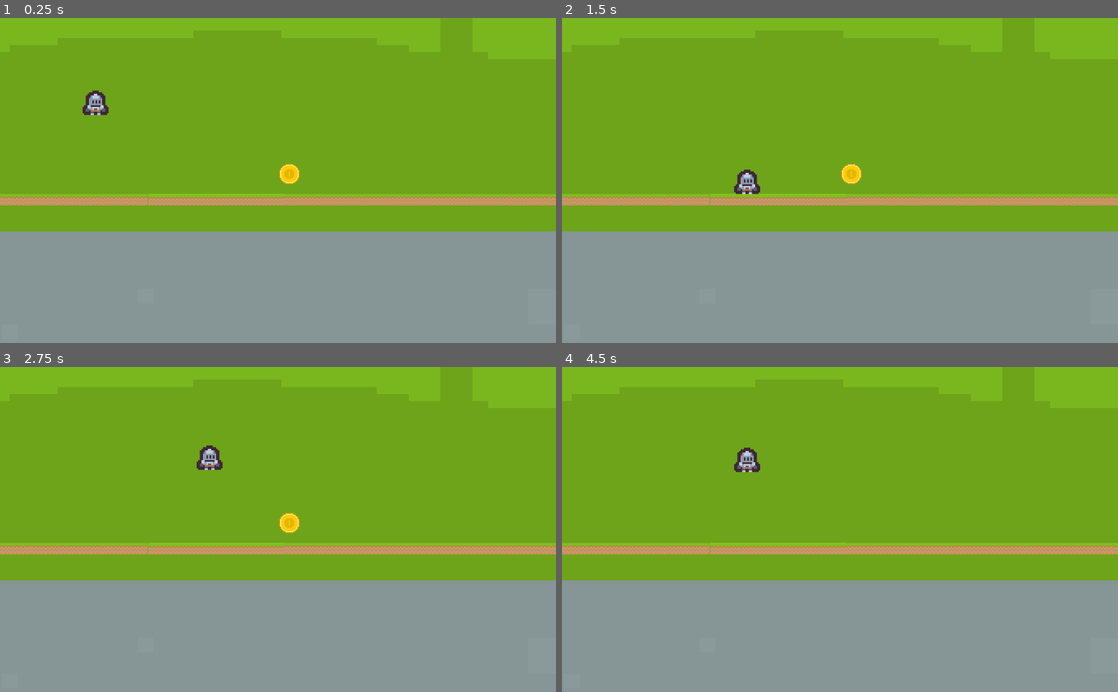
Above: before the commit, frames 1-4 (two rows, left to right).
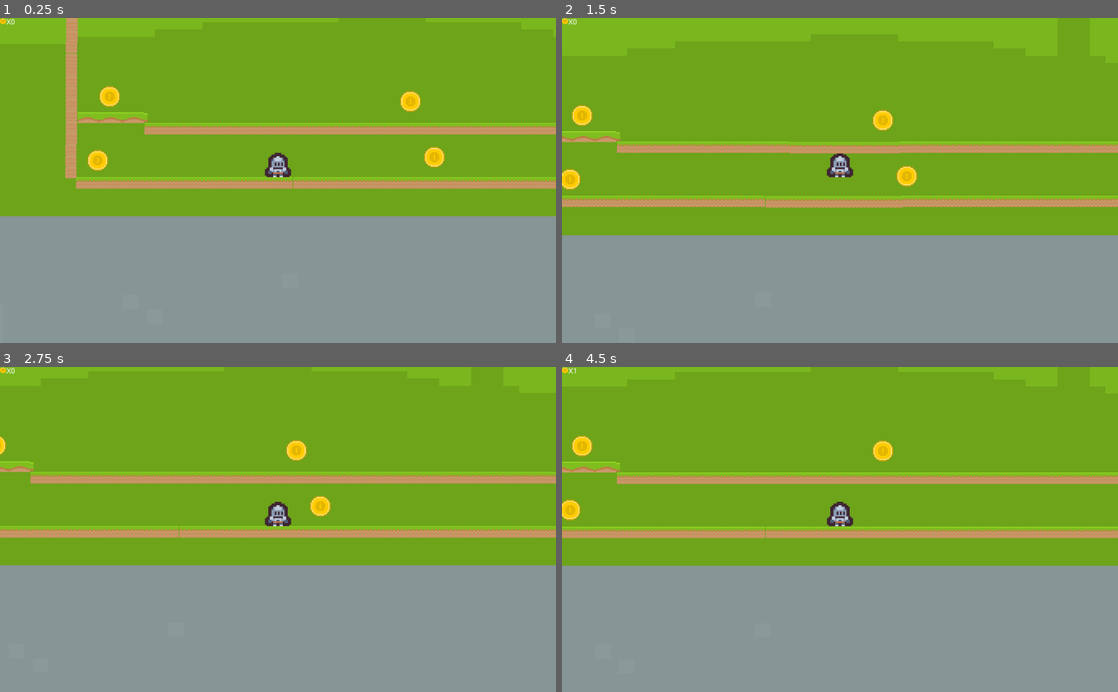
Above: after the commit, the same moments.

Repository: dickinsona19/PlatformerDemo
Game: Godot game, scene res://MainWorld/Main.tscn
The game is run twice, just before and just after one commit, with the same random seed, the same clock (stepped at 60 frames per second) and the same inputs.
Inputs (mouse positions are in pixels of both pictures, inside the frame that each line leads up to):
- Up to frame 1 (0.25 s): no input
- Up to frame 2 (1.5 s): move the mouse to (962, 164) at 0.52 s; hold D (move_right) 0.53-1.28 s; tap W (jump) at 0.77 s; move the mouse to (728, 196) at 1.27 s; hold A (move_left) from 1.28 s (still down)
- Up to frame 3 (2.75 s): tap W (jump) at 1.52 s; move the mouse to (333, 458) at 2.02 s; release A (move_left) at 2.03 s; hold D (move_right) from 2.03 s (still down)
- Up to frame 4 (4.5 s): move the mouse to (812, 594) at 2.77 s; tap W (jump) at 3.02, 3.77 s; move the mouse to (1006, 578) at 3.52 s; release D (move_right) at 3.53 s; hold A (move_left) from 3.53 s (still down); move the mouse to (673, 480) at 4.27 s

The runs differ from the first frame. In frame 1, 17% of the frame differs, in the area x 0-100%, y 0-66%; in frame 2, 7.9%; in frame 3, 17%; in frame 4, 16%.

Commit message:
Player can collect coins and coins are added to coins count

Diff:
--- /dev/null
+++ b/HUD/HUD.tscn
@@ -0,0 +1,18 @@
+[gd_scene load_steps=2 format=2]
+
+[ext_resource path="res://HUD/tile_0078.png" type="Texture" id=1]
+
+[node name="Node2D" type="Node2D"]
+
+[node name="CanvasLayer" type="CanvasLayer" parent="."]
+
+[node name="coinLabel" type="Label" parent="CanvasLayer"]
+margin_left = 12.0
+margin_top = 1.0
+margin_right = 52.0
+margin_bottom = 15.0
+text = " X 0"
+
+[node name="Sprite" type="Sprite" parent="CanvasLayer"]
+position = Vector2( 6, 6 )
+texture = ExtResource( 1 )
--- a/MainWorld/Main.gd
+++ b/MainWorld/Main.gd
@@ -12,8 +12,8 @@
 
 
 # Called every frame. 'delta' is the elapsed time since the previous frame.
-#func _process(delta):
-#	pass
+func _process(delta):
+	$HUD/CanvasLayer/coinLabel.text = "X" + str($Player.coins)
 
 
 func _on_Area2D_body_entered(body):
--- a/MainWorld/Main.tscn
+++ b/MainWorld/Main.tscn
@@ -1,29 +1,50 @@
-[gd_scene load_steps=8 format=2]
+[gd_scene load_steps=14 format=2]
 
 [ext_resource path="res://Player/Player.tscn" type="PackedScene" id=1]
 [ext_resource path="res://MainWorld/tile_0123.png" type="Texture" id=2]
 [ext_resource path="res://MainWorld/backgrounds.png" type="Texture" id=3]
 [ext_resource path="res://MainWorld/Main.gd" type="Script" id=4]
 [ext_resource path="res://Coin/coin.tscn" type="PackedScene" id=5]
+[ext_resource path="res://MainWorld/tile_0129.png" type="Texture" id=6]
+[ext_resource path="res://MainWorld/tile_0034.png" type="Texture" id=7]
+[ext_resource path="res://HUD/HUD.tscn" type="PackedScene" id=8]
 
 [sub_resource type="RectangleShape2D" id=1]
-extents = Vector2( 645.5, 10 )
+extents = Vector2( 634.625, 10 )
 
 [sub_resource type="RectangleShape2D" id=2]
-extents = Vector2( 645.5, 14.75 )
+extents = Vector2( 632.688, 9.375 )
+
+[sub_resource type="RectangleShape2D" id=3]
+extents = Vector2( 10.4699, 5.57348 )
+
+[sub_resource type="RectangleShape2D" id=5]
+extents = Vector2( 10.5919, 6.04532 )
+
+[sub_resource type="RectangleShape2D" id=4]
+extents = Vector2( 11.5, 251 )
 
 [node name="Main" type="Node2D"]
 script = ExtResource( 4 )
 
+[node name="HUD" parent="." instance=ExtResource( 8 )]
+position = Vector2( 14, 233 )
+scale = Vector2( 3, 3 )
+
 [node name="Backgrounds" type="Sprite" parent="."]
-position = Vector2( 613, -23 )
+position = Vector2( 612.579, -20.4253 )
 rotation = 3.14159
 scale = Vector2( 14.689, -13.2442 )
 texture = ExtResource( 3 )
 
 [node name="Player" parent="." instance=ExtResource( 1 )]
-position = Vector2( 176, 145 )
+position = Vector2( 245, 296 )
 scale = Vector2( 3, 3 )
+
+[node name="playerCamera" type="Camera2D" parent="Player"]
+position = Vector2( 0, 10 )
+scale = Vector2( 0.333333, 0.333333 )
+current = true
 
 [node name="Floor" type="Node2D" parent="."]
 
@@ -271,18 +292,562 @@
 position = Vector2( 504, 337 )
 
 [node name="CollisionShape2D" type="CollisionShape2D" parent="Floor/KinematicBody2D"]
-position = Vector2( -8, -2 )
+position = Vector2( -4.625, -2 )
 shape = SubResource( 1 )
 
 [node name="Area2D" type="Area2D" parent="Floor"]
 
 [node name="CollisionShape2D" type="CollisionShape2D" parent="Floor/Area2D"]
-position = Vector2( 496, 332 )
+position = Vector2( 499.313, 332 )
+shape = SubResource( 2 )
+
+[node name="Floor2" type="Node2D" parent="."]
+position = Vector2( 100, -100 )
+scale = Vector2( 0.8, 1 )
+
+[node name="Sprite" type="Sprite" parent="Floor2"]
+position = Vector2( 10, 335 )
+texture = ExtResource( 2 )
+
+[node name="Sprite2" type="Sprite" parent="Floor2"]
+position = Vector2( 31, 335 )
+texture = ExtResource( 2 )
+
+[node name="Sprite3" type="Sprite" parent="Floor2"]
+position = Vector2( 52, 335 )
+texture = ExtResource( 2 )
+
+[node name="Sprite4" type="Sprite" parent="Floor2"]
+position = Vector2( 73, 335 )
+texture = ExtResource( 2 )
+
+[node name="Sprite5" type="Sprite" parent="Floor2"]
+position = Vector2( 94, 335 )
+texture = ExtResource( 2 )
+
+[node name="Sprite6" type="Sprite" parent="Floor2"]
+position = Vector2( 115, 335 )
+texture = ExtResource( 2 )
+
+[node name="Sprite7" type="Sprite" parent="Floor2"]
+position = Vector2( 136, 335 )
+texture = ExtResource( 2 )
+
+[node name="Sprite8" type="Sprite" parent="Floor2"]
+position = Vector2( 157, 335 )
+texture = ExtResource( 2 )
+
+[node name="Sprite9" type="Sprite" parent="Floor2"]
+position = Vector2( 262, 335 )
+texture = ExtResource( 2 )
+
+[node name="Sprite10" type="Sprite" parent="Floor2"]
+position = Vector2( 241, 335 )
+texture = ExtResource( 2 )
+
+[node name="Sprite11" type="Sprite" parent="Floor2"]
+position = Vector2( 220, 335 )
+texture = ExtResource( 2 )
+
+[node name="Sprite12" type="Sprite" parent="Floor2"]
+position = Vector2( 199, 335 )
+texture = ExtResource( 2 )
+
+[node name="Sprite13" type="Sprite" parent="Floor2"]
+position = Vector2( 178, 335 )
+texture = ExtResource( 2 )
+
+[node name="Sprite14" type="Sprite" parent="Floor2"]
+position = Vector2( 283.079, 335.075 )
+texture = ExtResource( 2 )
+
+[node name="Sprite15" type="Sprite" parent="Floor2"]
+position = Vector2( 388.079, 335.075 )
+texture = ExtResource( 2 )
+
+[node name="Sprite19" type="Sprite" parent="Floor2"]
+position = Vector2( 304.079, 335.075 )
+texture = ExtResource( 2 )
+
+[node name="Sprite16" type="Sprite" parent="Floor2"]
+position = Vector2( 367.079, 335.075 )
+texture = ExtResource( 2 )
+
+[node name="Sprite17" type="Sprite" parent="Floor2"]
+position = Vector2( 346.079, 335.075 )
+texture = ExtResource( 2 )
+
+[node name="Sprite18" type="Sprite" parent="Floor2"]
+position = Vector2( 325.079, 335.075 )
+texture = ExtResource( 2 )
+
+[node name="Sprite20" type="Sprite" parent="Floor2"]
+position = Vector2( 409.079, 335.075 )
+texture = ExtResource( 2 )
+
+[node name="Sprite21" type="Sprite" parent="Floor2"]
+position = Vector2( 514.079, 335.075 )
+texture = ExtResource( 2 )
+
+[node name="Sprite22" type="Sprite" parent="Floor2"]
+position = Vector2( 430.079, 335.075 )
+texture = ExtResource( 2 )
+
+[node name="Sprite23" type="Sprite" parent="Floor2"]
+position = Vector2( 493.079, 335.075 )
+texture = ExtResource( 2 )
+
+[node name="Sprite24" type="Sprite" parent="Floor2"]
+position = Vector2( 472.079, 335.075 )
+texture = ExtResource( 2 )
+
+[node name="Sprite25" type="Sprite" parent="Floor2"]
+position = Vector2( 451.079, 335.075 )
+texture = ExtResource( 2 )
+
+[node name="Sprite26" type="Sprite" parent="Floor2"]
+position = Vector2( 535, 335 )
+texture = ExtResource( 2 )
+
+[node name="Sprite27" type="Sprite" parent="Floor2"]
+position = Vector2( 640, 335 )
+texture = ExtResource( 2 )
+
+[node name="Sprite28" type="Sprite" parent="Floor2"]
+position = Vector2( 619, 335 )
+texture = ExtResource( 2 )
+
+[node name="Sprite29" type="Sprite" parent="Floor2"]
+position = Vector2( 598, 335 )
+texture = ExtResource( 2 )
+
+[node name="Sprite30" type="Sprite" parent="Floor2"]
+position = Vector2( 577, 335 )
+texture = ExtResource( 2 )
+
+[node name="Sprite31" type="Sprite" parent="Floor2"]
+position = Vector2( 556, 335 )
+texture = ExtResource( 2 )
+
+[node name="Sprite32" type="Sprite" parent="Floor2"]
+position = Vector2( 661, 335 )
+texture = ExtResource( 2 )
+
+[node name="Sprite33" type="Sprite" parent="Floor2"]
+position = Vector2( 766, 335 )
+texture = ExtResource( 2 )
+
+[node name="Sprite34" type="Sprite" parent="Floor2"]
+position = Vector2( 682, 335 )
+texture = ExtResource( 2 )
+
+[node name="Sprite35" type="Sprite" parent="Floor2"]
+position = Vector2( 745, 335 )
+texture = ExtResource( 2 )
+
+[node name="Sprite36" type="Sprite" parent="Floor2"]
+position = Vector2( 724, 335 )
+texture = ExtResource( 2 )
+
+[node name="Sprite37" type="Sprite" parent="Floor2"]
+position = Vector2( 703, 335 )
+texture = ExtResource( 2 )
+
+[node name="Sprite38" type="Sprite" parent="Floor2"]
+position = Vector2( 787, 335 )
+texture = ExtResource( 2 )
+
+[node name="Sprite39" type="Sprite" parent="Floor2"]
+position = Vector2( 892, 335 )
+texture = ExtResource( 2 )
+
+[node name="Sprite40" type="Sprite" parent="Floor2"]
+position = Vector2( 808, 335 )
+texture = ExtResource( 2 )
+
+[node name="Sprite41" type="Sprite" parent="Floor2"]
+position = Vector2( 871, 335 )
+texture = ExtResource( 2 )
+
+[node name="Sprite42" type="Sprite" parent="Floor2"]
+position = Vector2( 850, 335 )
+texture = ExtResource( 2 )
+
+[node name="Sprite43" type="Sprite" parent="Floor2"]
+position = Vector2( 829, 335 )
+texture = ExtResource( 2 )
+
+[node name="Sprite44" type="Sprite" parent="Floor2"]
+position = Vector2( 997, 335 )
+texture = ExtResource( 2 )
+
+[node name="Sprite45" type="Sprite" parent="Floor2"]
+position = Vector2( 913, 335 )
+texture = ExtResource( 2 )
+
+[node name="Sprite46" type="Sprite" parent="Floor2"]
+position = Vector2( 976, 335 )
+texture = ExtResource( 2 )
+
+[node name="Sprite47" type="Sprite" parent="Floor2"]
+position = Vector2( 955, 335 )
+texture = ExtResource( 2 )
+
+[node name="Sprite48" type="Sprite" parent="Floor2"]
+position = Vector2( 934, 335 )
+texture = ExtResource( 2 )
+
+[node name="Sprite49" type="Sprite" parent="Floor2"]
+position = Vector2( 1018, 335 )
+texture = ExtResource( 2 )
+
+[node name="Sprite50" type="Sprite" parent="Floor2"]
+position = Vector2( 1123, 335 )
+texture = ExtResource( 2 )
+
+[node name="Sprite51" type="Sprite" parent="Floor2"]
+position = Vector2( 1039, 335 )
+texture = ExtResource( 2 )
+
+[node name="Sprite52" type="Sprite" parent="Floor2"]
+position = Vector2( 1102, 335 )
+texture = ExtResource( 2 )
+
+[node name="Sprite53" type="Sprite" parent="Floor2"]
+position = Vector2( 1081, 335 )
+texture = ExtResource( 2 )
+
+[node name="Sprite54" type="Sprite" parent="Floor2"]
+position = Vector2( 1060, 335 )
+texture = ExtResource( 2 )
+
+[node name="Sprite55" type="Sprite" parent="Floor2"]
+position = Vector2( -116, 335 )
+texture = ExtResource( 2 )
+
+[node name="Sprite56" type="Sprite" parent="Floor2"]
+position = Vector2( -11, 335 )
+texture = ExtResource( 2 )
+
+[node name="Sprite57" type="Sprite" parent="Floor2"]
+position = Vector2( -95, 335 )
+texture = ExtResource( 2 )
+
+[node name="Sprite58" type="Sprite" parent="Floor2"]
+position = Vector2( -32, 335 )
+texture = ExtResource( 2 )
+
+[node name="Sprite59" type="Sprite" parent="Floor2"]
+position = Vector2( -53, 335 )
+texture = ExtResource( 2 )
+
+[node name="Sprite60" type="Sprite" parent="Floor2"]
+position = Vector2( -74, 335 )
+texture = ExtResource( 2 )
+
+[node name="KinematicBody2D" type="KinematicBody2D" parent="Floor2"]
+position = Vector2( 504, 337 )
+
+[node name="CollisionShape2D" type="CollisionShape2D" parent="Floor2/KinematicBody2D"]
+position = Vector2( -0.25, -2 )
+shape = SubResource( 1 )
+
+[node name="Area2D" type="Area2D" parent="Floor2"]
+
+[node name="CollisionShape2D" type="CollisionShape2D" parent="Floor2/Area2D"]
+position = Vector2( 503.125, 331.625 )
 shape = SubResource( 2 )
 
 [node name="Coin" parent="." instance=ExtResource( 5 )]
 position = Vector2( 533, 288 )
 scale = Vector2( 2, 2 )
 
+[node name="Coin2" parent="." instance=ExtResource( 5 )]
+position = Vector2( -87, 294 )
+scale = Vector2( 2, 2 )
+
+[node name="Coin3" parent="." instance=ExtResource( 5 )]
+position = Vector2( 1075, 286 )
+scale = Vector2( 2, 2 )
+
+[node name="Coin4" parent="." instance=ExtResource( 5 )]
+position = Vector2( 1075, 171 )
+scale = Vector2( 2, 2 )
+
+[node name="Coin5" parent="." instance=ExtResource( 5 )]
+position = Vector2( 489, 185 )
+scale = Vector2( 2, 2 )
+
+[node name="Coin6" parent="." instance=ExtResource( 5 )]
+position = Vector2( -65, 176 )
+scale = Vector2( 2, 2 )
+
+[node name="platform" type="Sprite" parent="."]
+position = Vector2( -59.9064, 224 )
+rotation = -3.14159
+scale = Vector2( 6.14225, -1.81959 )
+texture = ExtResource( 6 )
+
+[node name="KinematicBody2D" type="KinematicBody2D" parent="platform"]
+position = Vector2( -0.436293, -3.4817 )
+
+[node name="CollisionShape2D" type="CollisionShape2D" parent="platform/KinematicBody2D"]
+position = Vector2( 0.446953, -1.38702 )
+scale = Vector2( 1, 1 )
+shape = SubResource( 3 )
+one_way_collision = true
+
+[node name="Area2D" type="Area2D" parent="platform"]
+
+[node name="CollisionShape2D" type="CollisionShape2D" parent="platform/Area2D"]
+position = Vector2( 3.8147e-06, -4.94619 )
+scale = Vector2( 1, 1 )
+shape = SubResource( 5 )
+
+[node name="platform2" type="Sprite" parent="."]
+position = Vector2( 1070.5, 224 )
+rotation = -3.14159
+scale = Vector2( 6.14225, -1.81959 )
+texture = ExtResource( 6 )
+
+[node name="KinematicBody2D" type="KinematicBody2D" parent="platform2"]
+position = Vector2( -0.436293, -3.4817 )
+
+[node name="CollisionShape2D" type="CollisionShape2D" parent="platform2/KinematicBody2D"]
+position = Vector2( 0.446953, -1.38702 )
+scale = Vector2( 1, 1 )
+shape = SubResource( 3 )
+one_way_collision = true
+
+[node name="Area2D" type="Area2D" parent="platform2"]
+
+[node name="CollisionShape2D" type="CollisionShape2D" parent="platform2/Area2D"]
+position = Vector2( 3.8147e-06, -4.94619 )
+scale = Vector2( 1, 1 )
+shape = SubResource( 5 )
+
+[node name="Walls" type="Node2D" parent="."]
+
+[node name="Sprite" type="Sprite" parent="Walls"]
+position = Vector2( -136, 316 )
+texture = ExtResource( 7 )
+
+[node name="Sprite2" type="Sprite" parent="Walls"]
+position = Vector2( -136, 274 )
+texture = ExtResource( 7 )
+
+[node name="Sprite3" type="Sprite" parent="Walls"]
+position = Vector2( -136, 295 )
+texture = ExtResource( 7 )
+
+[node name="Sprite4" type="Sprite" parent="Walls"]
+position = Vector2( -135.921, 253.075 )
+texture = ExtResource( 7 )
+
+[node name="Sprite5" type="Sprite" parent="Walls"]
+position = Vector2( -135.921, 211.075 )
+texture = ExtResource( 7 )
+
+[node name="Sprite6" type="Sprite" parent="Walls"]
+position = Vector2( -135.921, 232.075 )
+texture = ExtResource( 7 )
+
+[node name="Sprite7" type="Sprite" parent="Walls"]
+position = Vector2( -135.5, 190.425 )
+texture = ExtResource( 7 )
+
+[node name="Sprite8" type="Sprite" parent="Walls"]
+position = Vector2( -135.5, 148.425 )
+texture = ExtResource( 7 )
+
+[node name="Sprite9" type="Sprite" parent="Walls"]
+position = Vector2( -135.5, 169.425 )
+texture = ExtResource( 7 )
+
+[node name="Sprite10" type="Sprite" parent="Walls"]
+position = Vector2( -135.421, 127.5 )
+texture = ExtResource( 7 )
+
+[node name="Sprite25" type="Sprite" parent="Walls"]
+position = Vector2( -135, 107 )
+texture = ExtResource( 7 )
+
+[node name="Sprite11" type="Sprite" parent="Walls"]
+position = Vector2( -135.421, 85.5 )
+texture = ExtResource( 7 )
+
+[node name="Sprite12" type="Sprite" parent="Walls"]
+position = Vector2( -133.921, -144.5 )
+texture = ExtResource( 7 )
+
+[node name="Sprite13" type="Sprite" parent="Walls"]
+position = Vector2( -134.5, 65 )
+texture = ExtResource( 7 )
+
+[node name="Sprite14" type="Sprite" parent="Walls"]
+position = Vector2( -134.5, 23 )
+texture = ExtResource( 7 )
+
+[node name="Sprite15" type="Sprite" parent="Walls"]
+position = Vector2( -134.5, 44 )
+texture = ExtResource( 7 )
+
+[node name="Sprite16" type="Sprite" parent="Walls"]
+position = Vector2( -134.421, 2.07471 )
+texture = ExtResource( 7 )
+
+[node name="Sprite17" type="Sprite" parent="Walls"]
+position = Vector2( -134.421, -39.9253 )
+texture = ExtResource( 7 )
+
+[node name="Sprite18" type="Sprite" parent="Walls"]
+position = Vector2( -134.421, -18.9253 )
+texture = ExtResource( 7 )
+
+[node name="Sprite19" type="Sprite" parent="Walls"]
+position = Vector2( -134, -60.5747 )
+texture = ExtResource( 7 )
+
+[node name="Sprite20" type="Sprite" parent="Walls"]
+position = Vector2( -134, -102.575 )
+texture = ExtResource( 7 )
+
+[node name="Sprite21" type="Sprite" parent="Walls"]
+position = Vector2( -134, -81.5747 )
+texture = ExtResource( 7 )
+
+[node name="Sprite22" type="Sprite" parent="Walls"]
+position = Vector2( -133.921, -123.5 )
+texture = ExtResource( 7 )
+
+[node name="Sprite23" type="Sprite" parent="Walls"]
+position = Vector2( -133.921, -165.5 )
+texture = ExtResource( 7 )
+
+[node name="Sprite24" type="Sprite" parent="Walls"]
+position = Vector2( -133.921, -144.5 )
+texture = ExtResource( 7 )
+
+[node name="KinematicBody2D" type="KinematicBody2D" parent="Walls"]
+position = Vector2( -137, 84 )
+
+[node name="CollisionShape2D" type="CollisionShape2D" parent="Walls/KinematicBody2D"]
+position = Vector2( 1.5, -9 )
+shape = SubResource( 4 )
+
+[node name="Walls2" type="Node2D" parent="."]
+position = Vector2( 1280, -1 )
+
+[node name="Sprite" type="Sprite" parent="Walls2"]
+position = Vector2( -136, 316 )
+texture = ExtResource( 7 )
+
+[node name="Sprite2" type="Sprite" parent="Walls2"]
+position = Vector2( -136, 274 )
+texture = ExtResource( 7 )
+
+[node name="Sprite3" type="Sprite" parent="Walls2"]
+position = Vector2( -136, 295 )
+texture = ExtResource( 7 )
+
+[node name="Sprite4" type="Sprite" parent="Walls2"]
+position = Vector2( -135.921, 253.075 )
+texture = ExtResource( 7 )
+
+[node name="Sprite5" type="Sprite" parent="Walls2"]
+position = Vector2( -135.921, 211.075 )
+texture = ExtResource( 7 )
+
+[node name="Sprite6" type="Sprite" parent="Walls2"]
+position = Vector2( -135.921, 232.075 )
+texture = ExtResource( 7 )
+
+[node name="Sprite7" type="Sprite" parent="Walls2"]
+position = Vector2( -135.5, 190.425 )
+texture = ExtResource( 7 )
+
+[node name="Sprite8" type="Sprite" parent="Walls2"]
+position = Vector2( -135.5, 148.425 )
+texture = ExtResource( 7 )
+
+[node name="Sprite9" type="Sprite" parent="Walls2"]
+position = Vector2( -135.5, 169.425 )
+texture = ExtResource( 7 )
+
+[node name="Sprite10" type="Sprite" parent="Walls2"]
+position = Vector2( -135.421, 127.5 )
+texture = ExtResource( 7 )
+
+[node name="Sprite25" type="Sprite" parent="Walls2"]
+position = Vector2( -135, 107 )
+texture = ExtResource( 7 )
+
+[node name="Sprite11" type="Sprite" parent="Walls2"]
+position = Vector2( -135.421, 85.5 )
+texture = ExtResource( 7 )
+
+[node name="Sprite12" type="Sprite" parent="Walls2"]
+position = Vector2( -133.921, -144.5 )
+texture = ExtResource( 7 )
+
+[node name="Sprite13" type="Sprite" parent="Walls2"]
+position = Vector2( -134.5, 65 )
+texture = ExtResource( 7 )
+
+[node name="Sprite14" type="Sprite" parent="Walls2"]
+position = Vector2( -134.5, 23 )
+texture = ExtResource( 7 )
+
+[node name="Sprite15" type="Sprite" parent="Walls2"]
+position = Vector2( -134.5, 44 )
+texture = ExtResource( 7 )
+
+[node name="Sprite16" type="Sprite" parent="Walls2"]
+position = Vector2( -134.421, 2.07471 )
+texture = ExtResource( 7 )
+
+[node name="Sprite17" type="Sprite" parent="Walls2"]
+position = Vector2( -134.421, -39.9253 )
+texture = ExtResource( 7 )
+
+[node name="Sprite18" type="Sprite" parent="Walls2"]
+position = Vector2( -134.421, -18.9253 )
+texture = ExtResource( 7 )
+
+[node name="Sprite19" type="Sprite" parent="Walls2"]
+position = Vector2( -134, -60.5747 )
+texture = ExtResource( 7 )
+
+[node name="Sprite20" type="Sprite" parent="Walls2"]
+position = Vector2( -134, -102.575 )
+texture = ExtResource( 7 )
+
+[node name="Sprite21" type="Sprite" parent="Walls2"]
+position = Vector2( -134, -81.5747 )
+texture = ExtResource( 7 )
+
+[node name="Sprite22" type="Sprite" parent="Walls2"]
+position = Vector2( -133.921, -123.5 )
+texture = ExtResource( 7 )
+
+[node name="Sprite23" type="Sprite" parent="Walls2"]
+position = Vector2( -133.921, -165.5 )
+texture = ExtResource( 7 )
+
+[node name="Sprite24" type="Sprite" parent="Walls2"]
+position = Vector2( -133.921, -144.5 )
+texture = ExtResource( 7 )
+
+[node name="KinematicBody2D" type="KinematicBody2D" parent="Walls2"]
+position = Vector2( -137, 84 )
+
+[node name="CollisionShape2D" type="CollisionShape2D" parent="Walls2/KinematicBody2D"]
+position = Vector2( 1.5, -9 )
+shape = SubResource( 4 )
+
 [connection signal="area_entered" from="Floor/Area2D" to="." method="_on_Area2D_area_entered"]
 [connection signal="body_entered" from="Floor/Area2D" to="." method="_on_Area2D_body_entered"]
+[connection signal="area_entered" from="Floor2/Area2D" to="." method="_on_Area2D_area_entered"]
+[connection signal="body_entered" from="Floor2/Area2D" to="." method="_on_Area2D_body_entered"]
+[connection signal="body_entered" from="platform/Area2D" to="." method="_on_Area2D_body_entered"]
+[connection signal="body_entered" from="platform2/Area2D" to="." method="_on_Area2D_body_entered"]
Binary file added: HUD/tile_0078.png
Not shown, added: HUD/tile_0078.png.import
Binary file added: MainWorld/tile_0034.png
Not shown, added: MainWorld/tile_0034.png.import
Binary file added: MainWorld/tile_0129.png
Not shown, added: MainWorld/tile_0129.png.import
